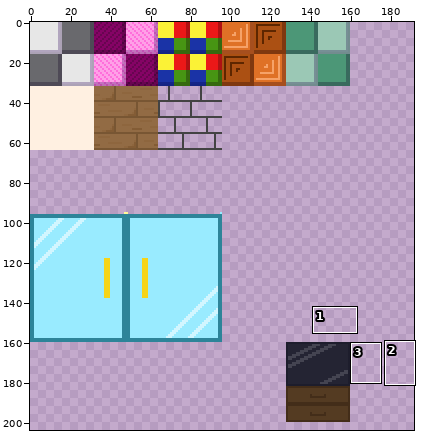
Edited in one commit: sprite sheet (YoavProject/Assets/Background.png). The first picture is a wide view before the edit; the outline marks the close-up.
Close-up. Before:
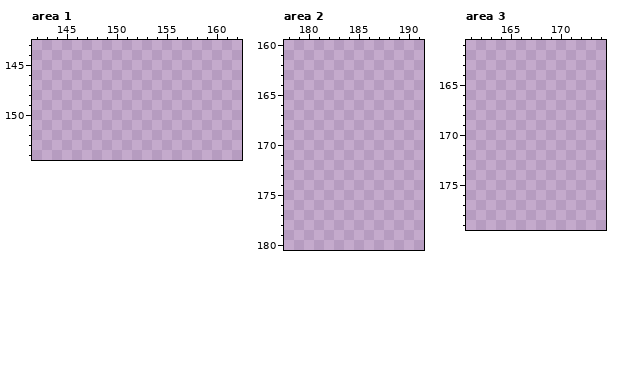
The file is 192x224 pixels. Colours within 5 levels of each other are drawn and written as one. Shown: area 1: x 142..162, y 143..154; area 2: x 178..191, y 160..180; area 3: x 161..174, y 161..179. The wide view leaves out empty margins. The commit also changed other parts of the picture, which this record leaves out.
Palette (. is transparent): 
The same view after the edit:
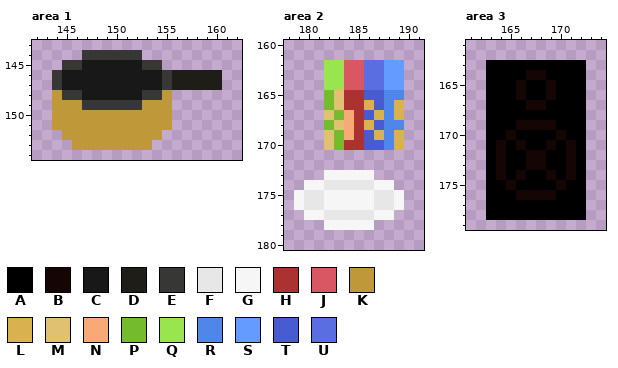
Colours new in this view: A #000000  B #160505  C #181818  D #1f1d18  E #373736  F #e7e7e7  G #f6f6f6  H #ac3232  J #d95763  K #bf9839  L #d9b14f  M #e0c071  N #f8aa76  P #74bc2e  Q #99e550  R #4e86e9  S #639bff  T #495bd0  U #5b6ee1
Change:
Area 1:
y 144: x 147..152 ...... -> EEEEEE
y 145: x 145..154 .......... -> EECCCCCCEE
y 146..147: x 144..160 ................. -> ECCCCCCCCCCEDDDDD
y 148: x 144..155 ............ -> KEECCCCCCEEK
y 149: x 144..155 ............ -> KKKEEEEEEKKK
y 150..151: x 144..155 ............ -> KKKKKKKKKKKK
y 152: x 145..154 .......... -> KKKKKKKKKK
y 153: x 146..153 ........ -> KKKKKKKK
Area 2:
y 162..164: x 182..189 ........ -> QQJJUUSS
y 165: x 182..189 ........ -> PMHHTTRR
y 166: x 182..189 ........ -> PMHHLTRL
y 167: x 182..189 ........ -> MPNHTLRL
y 168: x 182..189 ........ -> PMNHLTRR
y 169: x 182..189 ........ -> MPNHTLRL
y 170: x 182..189 ........ -> MPHHTTRL
y 173: x 182..186 ..... -> GGGGG
y 174: x 180..188 ......... -> GGFFFFFGG
y 175..176: x 179..189 ........... -> GFFGGGGGFFG
y 177: x 180..188 ......... -> GGFFFFFGG
y 178: x 182..186 ..... -> GGGGG
Area 3:
y 163: x 163..172 .......... -> AAAAAAAAAA
y 164: x 163..172 .......... -> AAAABBAAAA
y 165..166: x 163..172 .......... -> AAABAABAAA
y 167: x 163..172 .......... -> AAAABBAAAA
y 168: x 163..172 .......... -> AAAAAAAAAA
y 169: x 163..172 .......... -> AAABBBBAAA
y 170: x 163..172 .......... -> AABAAAABAA
y 171: x 163..172 .......... -> ABABAABABA
y 172..173: x 163..172 .......... -> ABAABBAABA
y 174: x 163..172 .......... -> ABABAABABA
y 175: x 163..172 .......... -> AABAAAABAA
y 176: x 163..172 .......... -> AAABBBBAAA
y 177..178: x 163..172 .......... -> AAAAAAAAAA
Boxes around the changes in both close-ups, in picture pixels (x1, y1, x2, y2):
added: (52, 50, 222, 150)
added: (294, 60, 404, 230)
added: (486, 60, 586, 220)
